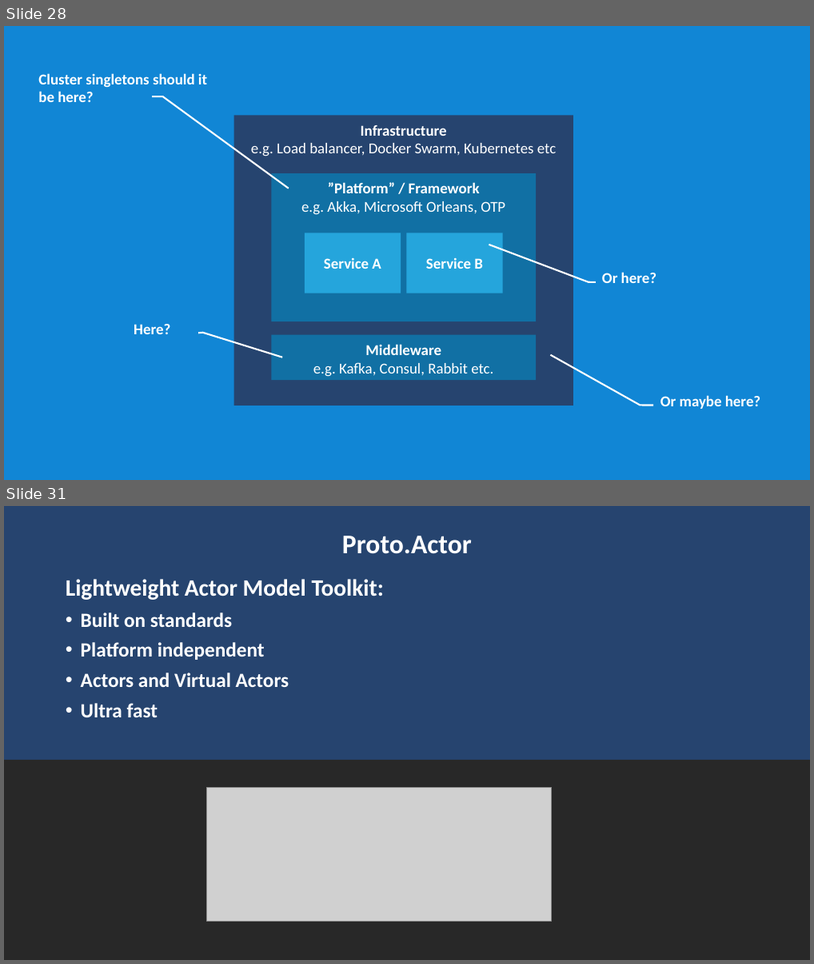
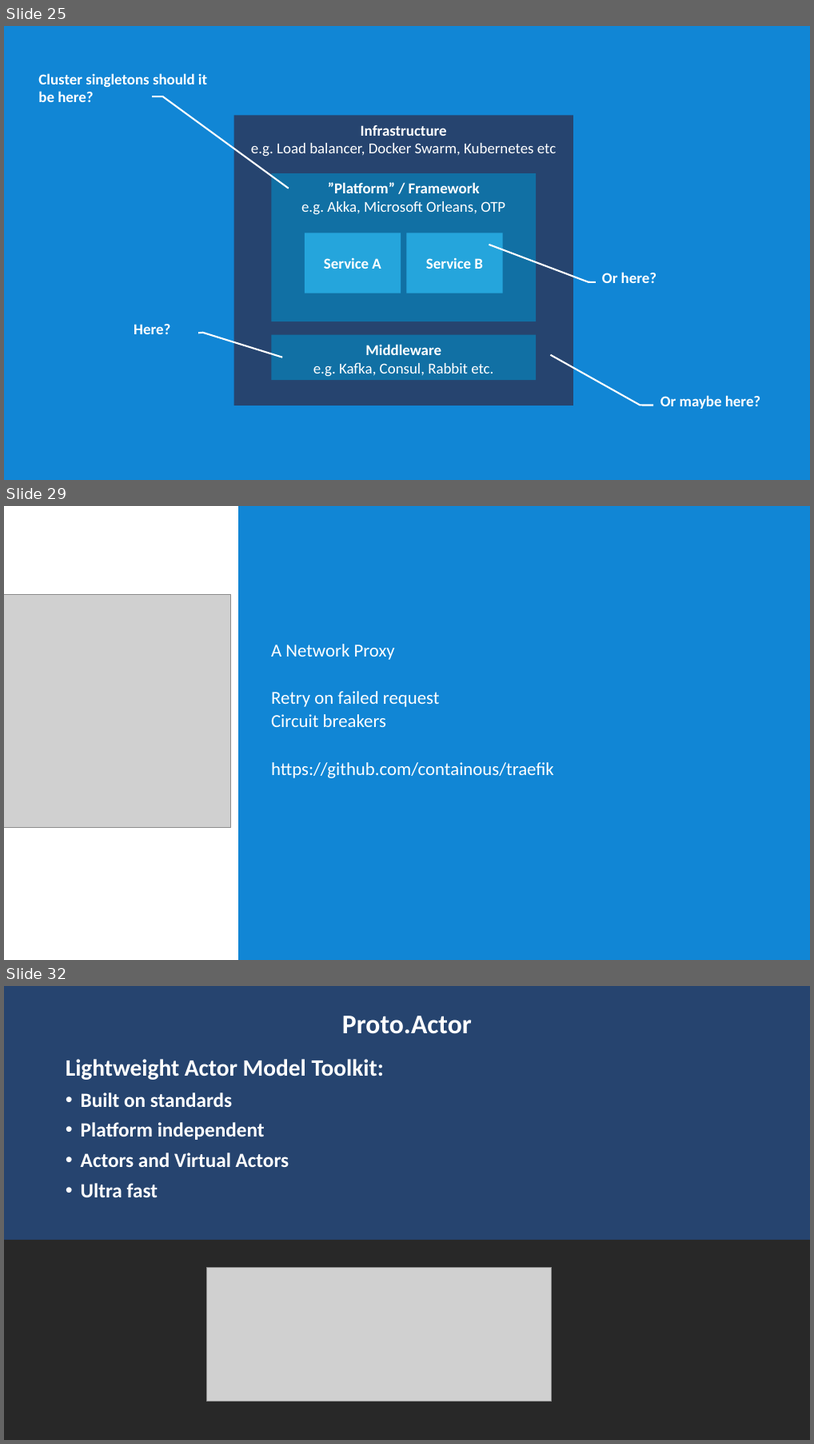
Before and after one commit to rogeralsing/Presentations, a slide deck: ClusterSoftware/clustersoftware.pptx. Shown one above the other, each under a label of ours: slides 28 and 31 before the commit, slides 25, 29 and 32 after it; the slides between them are not shown. The pictures are 814x964 and 814x1444 pixels, drawn with LibreOffice and Linux fonts; fonts in the diff are those of the drawing; grey boxes stand for pictures. Boxes give left, top, right and bottom in pixels: in the first picture for what was removed or moved away, otherwise in the second. Text is boxed around its words. In the diff, an @@ line names an element or a change of style, - is before the commit and + after.

```diff
--- a/ClusterSoftware/clustersoftware.pptx
+++ b/ClusterSoftware/clustersoftware.pptx
@@ slide 29 added at box(4, 506, 810, 960), background #1186D5 @@
@@ rectangle added at box(4, 506, 238, 960), fill #FFFFFF @@
@@ picture added at box(4, 594, 230, 828) @@
@@ text added at box(271, 644, 554, 778), 21.7 pt, text #FFFFFF @@
+A Network Proxy
+Retry on failed request
+Circuit breakers
+https://github.com/containous/traefik
@@ what was slide 28 is now slide 25 @@
@@ what was slide 31 is now slide 32 @@
```
Also in this commit, not shown: 5 slides changed, 5 other slides added, 5 slides removed.
